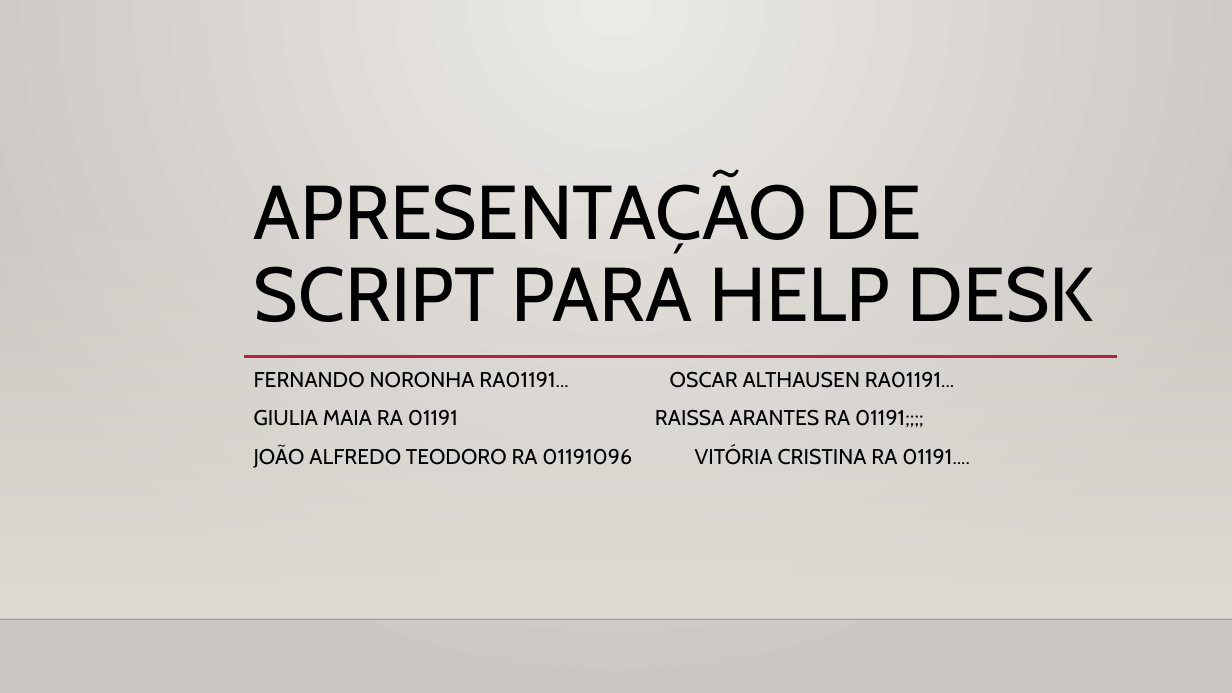
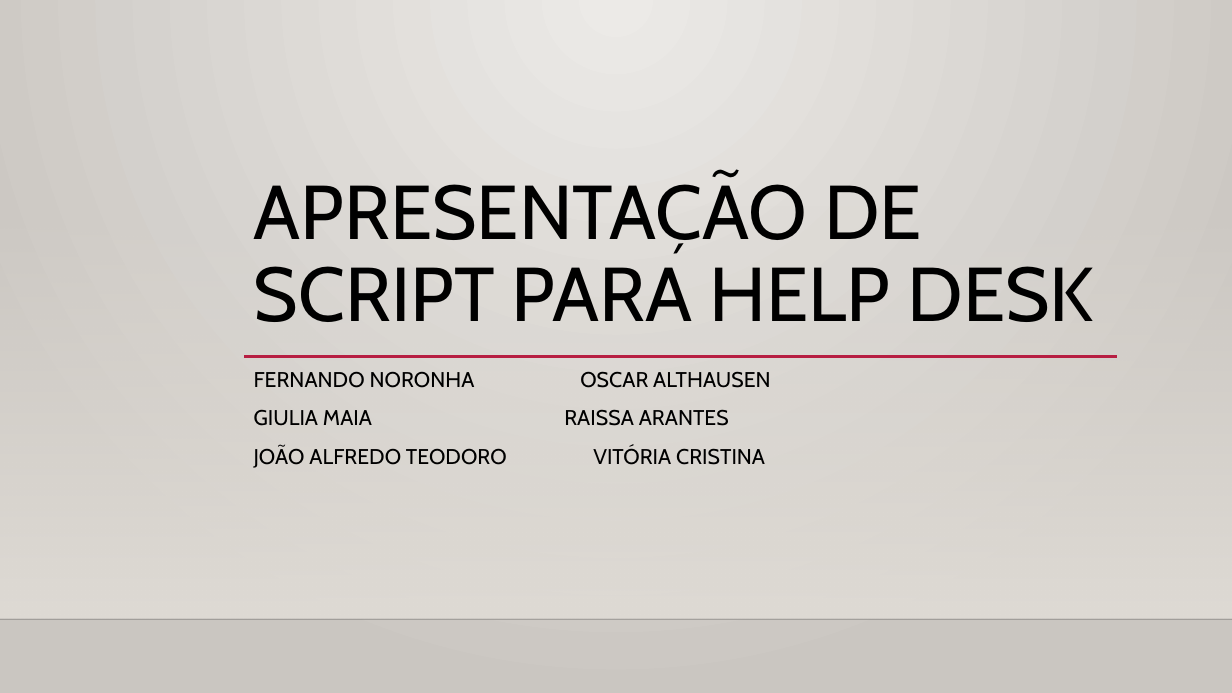
Before and after one commit to BandTec/grupo9-ads, a slide deck: slide 1 of documentacao/Apresentação de script para help desk.pptx. Drawn at 1232x693 pixels with LibreOffice and Linux fonts; fonts in the diff are those of the drawing; background and template pictures are left out. Boxes give left, top, right and bottom in pixels: in the first picture for what was removed or moved away, otherwise in the second. Text is boxed around its words. In the diff, an @@ line names an element or a change of style, - is before the commit and + after.

```diff
--- a/documentacao/Apresentação de script para help desk.pptx
+++ b/documentacao/Apresentação de script para help desk.pptx
@@ subtitle at [254, 371, 765, 468]: text changed @@
-FERNANDO NORONHA RA01191... OSCAR ALTHAUSEN RA01191...
-GIULIA MAIA RA 01191 RAISSA ARANTES RA 01191;;;;
-JOÃO ALFREDO TEODORO RA 01191096 VITÓRIA CRISTINA RA 01191....
+FERNANDO NORONHA OSCAR ALTHAUSEN
+GIULIA MAIA RAISSA ARANTES
+JOÃO ALFREDO TEODORO VITÓRIA CRISTINA
```
Also in this commit, not shown: 2 other slides changed, 4 other files.
